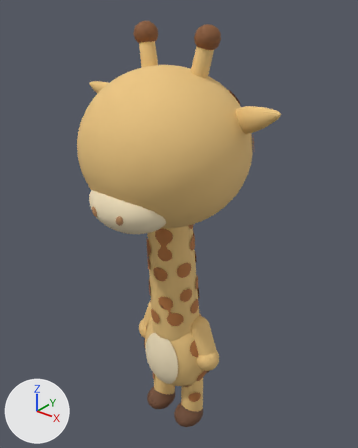
A saved change to the glTF model public/models/animal-giraffe.glb.
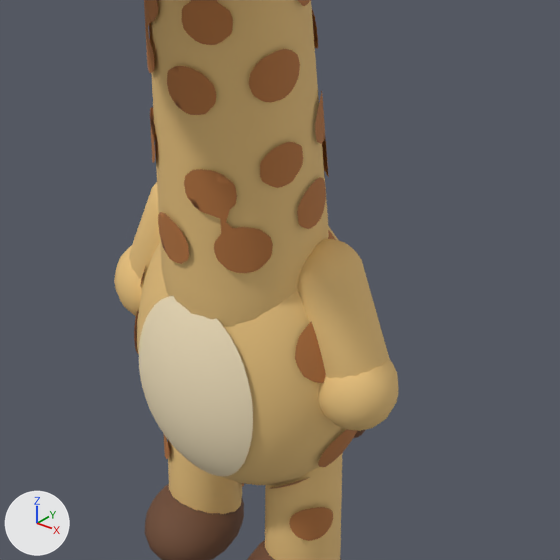
Each version is shown whole from a 50 mm camera at (0.925, -1.151, 1.541) aimed at (-0.001, 0.008, 0.822), then close up on the part from 30% to 74% of the width and 56% to 91% of the height. Arrows for +X, +Y and +Z are at lower left; the lights stay in place. The older version's two pictures come first. Where no turn or scale is listed for an object, it has been applied to the vertices.

Objects in the first close-up: 'arm_L', 'arm_R', 'belly', 'foot_R', 'hand_L', 'hand_R', 'leg_L', 'leg_R', 'neck', 'spots', 'spots_neck', 'torso' and 4 more.
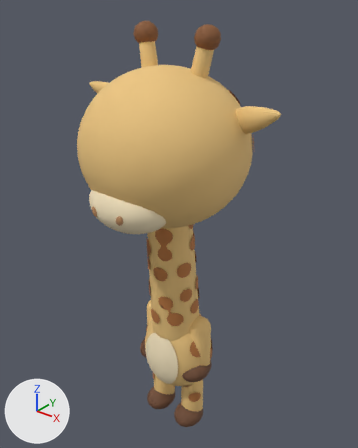
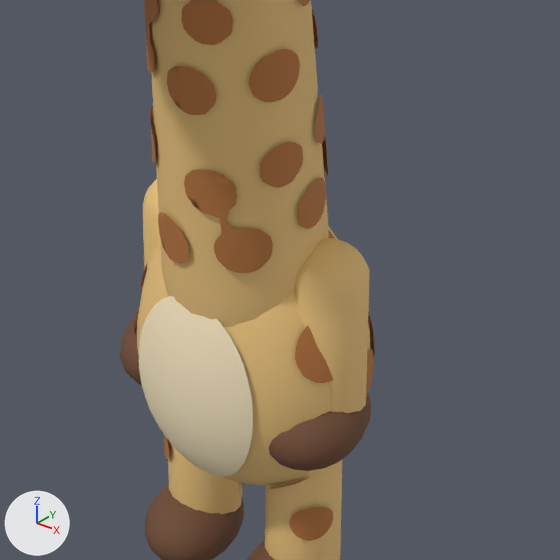
Boxes [x1, y1, x2, y2] around the edits, measured in the close-ups (560 x 560 px):
```json
{"object": "arm_L", "change": "reshaped", "before": [297, 239, 389, 378], "after": [294, 238, 370, 413], "on screen": "17% narrower, 26% taller"}
{"object": "hand_L", "change": "reshaped, recoloured", "before": [319, 358, 398, 431], "after": [268, 400, 369, 471]}
{"object": "hand_R", "change": "reshaped, recoloured", "before": [114, 245, 144, 316], "after": [120, 316, 142, 385]}
{"object": "arm_R", "change": "reshaped", "before": [129, 182, 160, 280], "after": [143, 179, 160, 276]}
```

Edits to the scene script, one JSON object a line:
```json
{"block": "me_arm_l", "where": "# used by ob_arm_l; location = (0.097, 0.0, 0.45)"}
{"op": "remove", "block": "me_arm_l", "code": "me_arm_l.from_pydata(...)  # 178 vertices, 352 faces; spans x -0.038..0.072, y -0.037..0.037, z -0.136..0.039"}
{"op": "add", "block": "me_arm_l", "code": "me_arm_l.from_pydata(...)  # 178 vertices, 352 faces; spans x -0.042..0.042, y -0.042..0.042, z -0.19..0.039"}
{"block": "me_arm_l", "change": "me_arm_l part 1: 178 of 178 vertices moved; they spanned x -0.038..0.072, y -0.037..0.037, z -0.136..0.039 and now span x -0.042..0.042, y -0.042..0.042, z -0.19..0.039; mean shift (-0.019, 0.0, -0.029)"}
{"block": "me_hand_l", "where": "# used by ob_hand_l; location = (0.097, 0.0, 0.45)"}
{"op": "remove", "block": "me_hand_l", "code": "me_hand_l.from_pydata(...)  # 178 vertices, 352 faces; spans x -0.006..0.084, y -0.0468..0.0388, z -0.1579..-0.0661"}
{"op": "remove", "block": "me_hand_l", "code": "me_hand_l.materials.append(mat_fur)  # beige #ecc57f"}
{"op": "add", "block": "me_hand_l", "code": "me_hand_l.from_pydata(...)  # 222 vertices, 440 faces; spans x -0.052..0.052, y -0.084..0.044, z -0.21..-0.126"}
{"block": "me_hand_l", "change": "me_hand_l part 2: 178 vertices removed from x -0.006..0.084, y -0.0468..0.0388, z -0.1579..-0.0661; 222 vertices added at x -0.052..0.052, y -0.084..0.044, z -0.21..-0.126, forming a UV sphere (20 segments, 12 rings, poles along z)"}
{"op": "add", "block": "me_hand_l", "code": "me_hand_l.materials.append(mat_hoof)  # brown #6e4a33"}
{"block": "me_arm_r", "where": "# used by ob_arm_r; location = (-0.097, 0.0, 0.45)"}
{"op": "remove", "block": "me_arm_r", "code": "me_arm_r.from_pydata(...)  # 178 vertices, 352 faces; spans x -0.072..0.038, y -0.037..0.037, z -0.136..0.039"}
{"op": "add", "block": "me_arm_r", "code": "me_arm_r.from_pydata(...)  # 178 vertices, 352 faces; spans x -0.042..0.042, y -0.042..0.042, z -0.19..0.039"}
{"block": "me_arm_r", "change": "me_arm_r part 3: 178 of 178 vertices moved; they spanned x -0.072..0.038, y -0.037..0.037, z -0.136..0.039 and now span x -0.042..0.042, y -0.042..0.042, z -0.19..0.039; mean shift (0.019, 0.0, -0.029)"}
{"block": "me_hand_r", "where": "# used by ob_hand_r; location = (-0.097, 0.0, 0.45)"}
{"op": "remove", "block": "me_hand_r", "code": "me_hand_r.from_pydata(...)  # 178 vertices, 352 faces; spans x -0.084..0.006, y -0.0468..0.0388, z -0.1579..-0.0661"}
{"op": "remove", "block": "me_hand_r", "code": "me_hand_r.materials.append(mat_fur)  # beige #ecc57f"}
{"op": "add", "block": "me_hand_r", "code": "me_hand_r.from_pydata(...)  # 222 vertices, 440 faces; spans x -0.052..0.052, y -0.084..0.044, z -0.21..-0.126"}
{"block": "me_hand_r", "change": "me_hand_r part 4: 178 vertices removed from x -0.084..0.006, y -0.0468..0.0388, z -0.1579..-0.0661; 222 vertices added at x -0.052..0.052, y -0.084..0.044, z -0.21..-0.126, forming a UV sphere (20 segments, 12 rings, poles along z)"}
{"op": "add", "block": "me_hand_r", "code": "me_hand_r.materials.append(mat_hoof)  # brown #6e4a33"}
```
